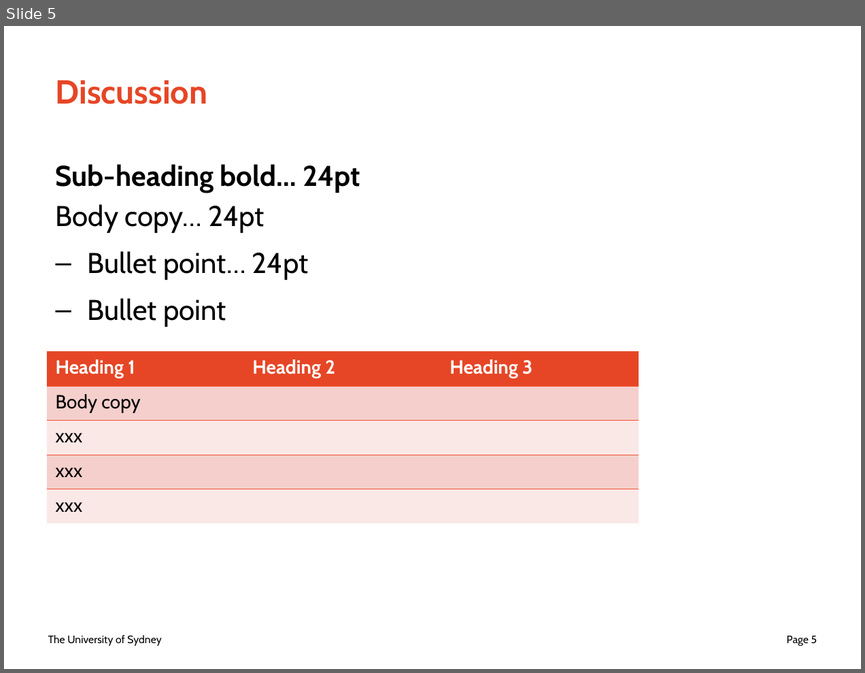
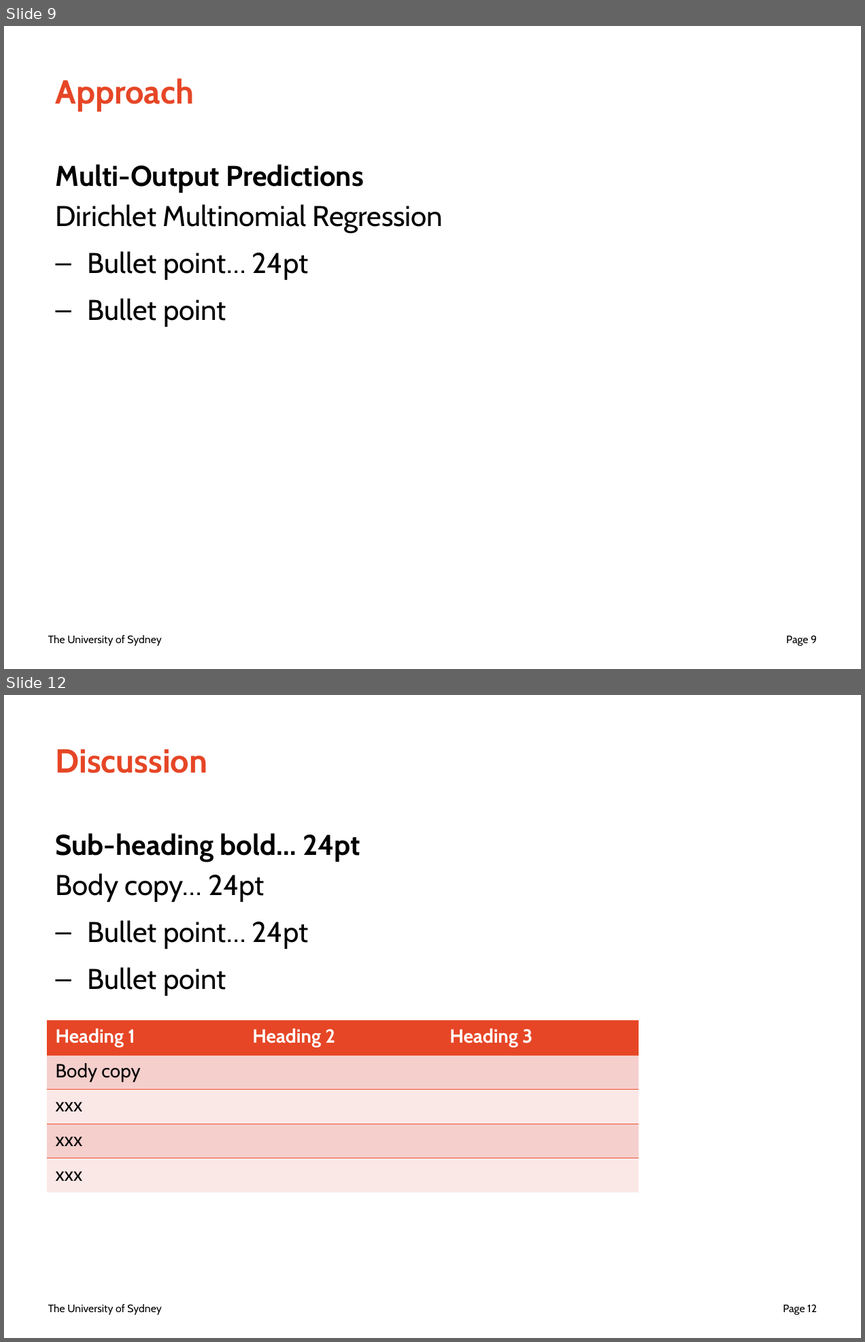
Before and after one commit to juicetin/honours, a slide deck: prez/honours_prez.odp. Shown one above the other, each under a label of ours: slide 5 before the commit, slides 9 and 12 after it; the slides between them are not shown. The pictures are 865x673 and 865x1342 pixels, drawn with LibreOffice and Linux fonts; fonts in the diff are those of the drawing. Boxes give left, top, right and bottom in pixels: in the first picture for what was removed or moved away, otherwise in the second. Text is boxed around its words. In the diff, an @@ line names an element or a change of style, - is before the commit and + after.

```diff
--- a/prez/honours_prez.odp
+++ b/prez/honours_prez.odp
@@ slide 9 added at [4, 26, 861, 669], background #FFFFFF; not listed: 2 template elements that a slide beside it also shows @@
@@ title added at [56, 78, 194, 111], 28 pt, text #E64626, bold @@
+Approach
@@ text added at [56, 164, 443, 327], 24 pt, text #000000 @@
+Multi-Output Predictions
+Dirichlet Multinomial Regression
+– Bullet point… 24pt
+– Bullet point
@@ what was slide 5 is now slide 12 @@
@@ page number at [783, 1304, 817, 1314]: text changed @@
-Page 5
+Page 12
```
Also in this commit, not shown: 2 slides changed, 8 other slides added, 2 slides removed.
